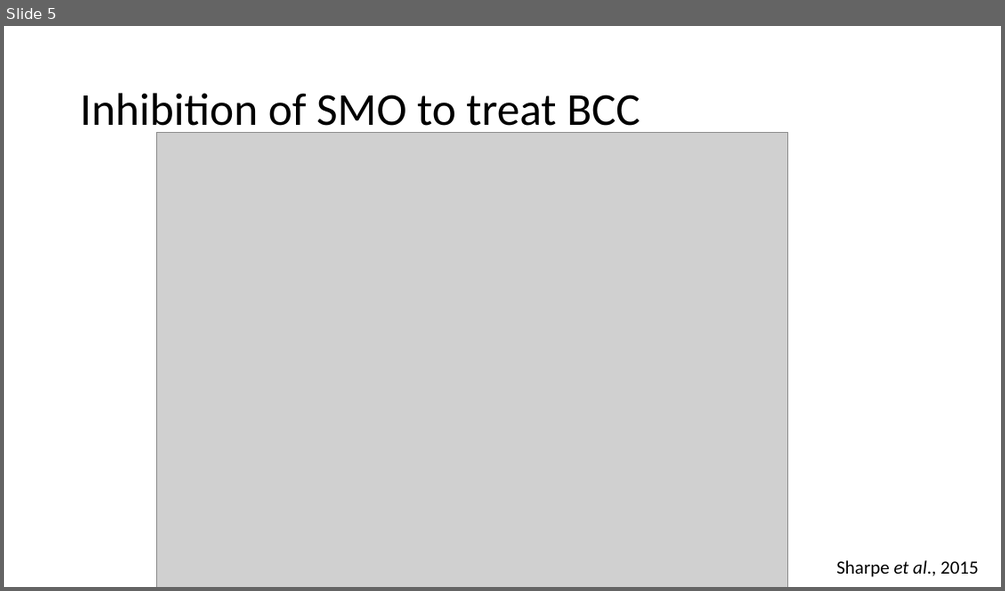
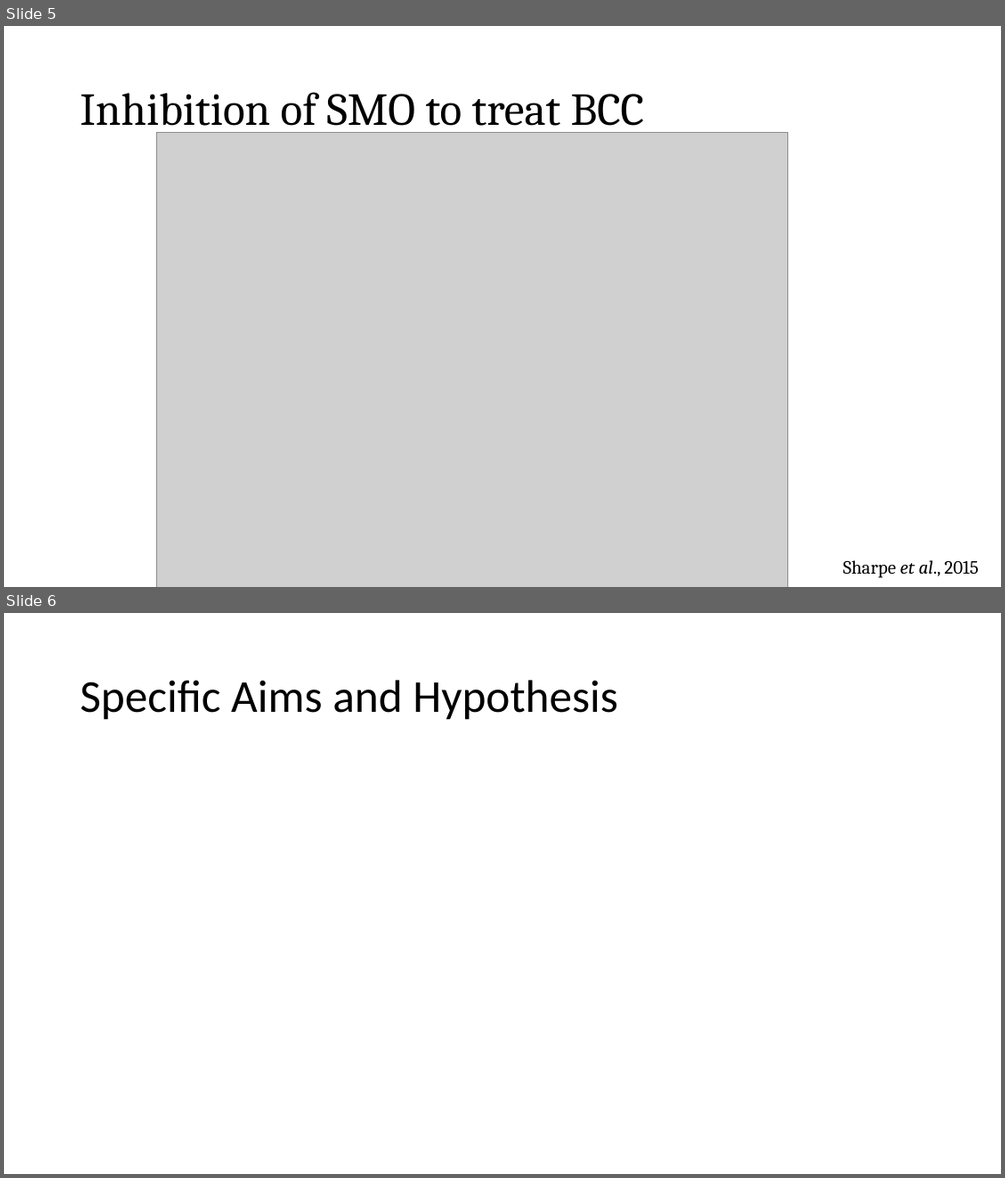
Before and after one commit to phalas25/ph-future-phd, a slide deck: Rotation Wrap Up Presentation.pptx. Shown one above the other, each under a label of ours: slide 5 before the commit, slides 5 and 6 after it. The pictures are 1005x591 and 1005x1178 pixels, drawn with LibreOffice and Linux fonts; fonts in the diff are those of the drawing; grey boxes stand for pictures. Boxes give left, top, right and bottom in pixels: in the first picture for what was removed or moved away, otherwise in the second. Text is boxed around its words. In the diff, an @@ line names an element or a change of style, - is before the commit and + after.

```diff
--- a/Rotation Wrap Up Presentation.pptx
+++ b/Rotation Wrap Up Presentation.pptx
@@ slide 6 added at bbox=[4, 613, 1001, 1174], background #FFFFFF @@
@@ title added at bbox=[80, 680, 618, 720], 44 pt, text #000000 @@
+Specific Aims and Hypothesis
@@ slide 5 changed as well @@
@@ title "Inhibition of SMO to treat ..." at bbox=[80, 92, 645, 135]: font Calibri to Cambria @@
@@ text "Sharpe et al., 2015" at bbox=[843, 560, 978, 578]: font Calibri to Cambria @@
```
Also in this commit, not shown: 12 other slides changed, 4 other slides added, 1 slide removed, 5 other files.
